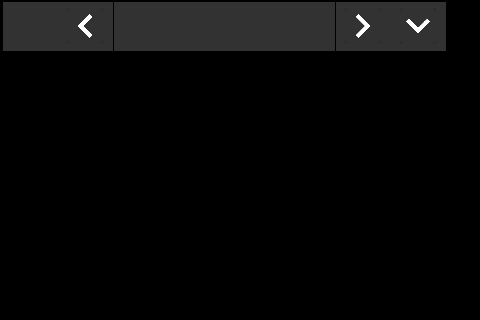
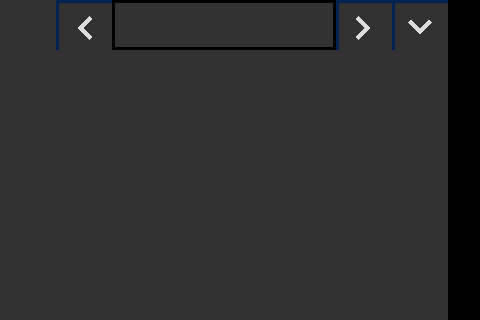
Comparing the layer stacks of the two (480, 320) images. Changes:
renamed "NaviSup_55x49" to "Baggrund", painted on it over box(0, 0, 448, 320)
removed layer "NaviRight_55x49" over box(336, 2, 391, 50)
removed layer "NaviTime_221x49" over box(114, 2, 335, 50)
removed layer "NaviLeft_55x49" over box(58, 2, 113, 50)
removed layer "PageLogo_55x49" over box(56, 2, 58, 50)
removed layer "baggrund" over box(0, 0, 448, 320)
